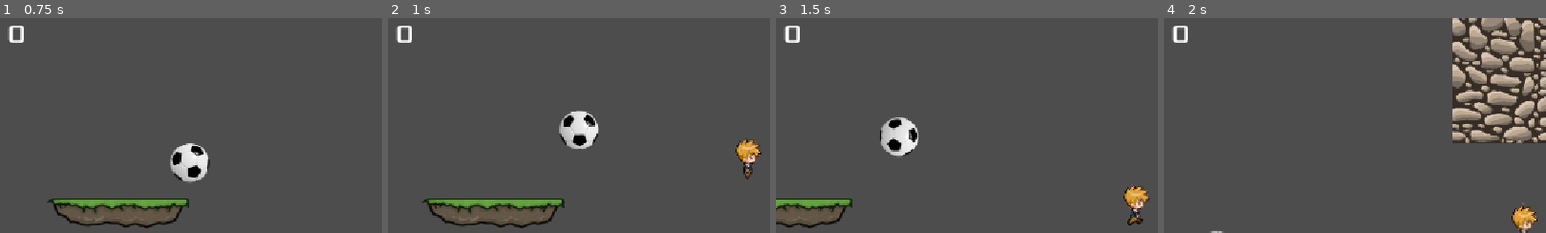
Above: before the commit, frames 1-4 (left to right).
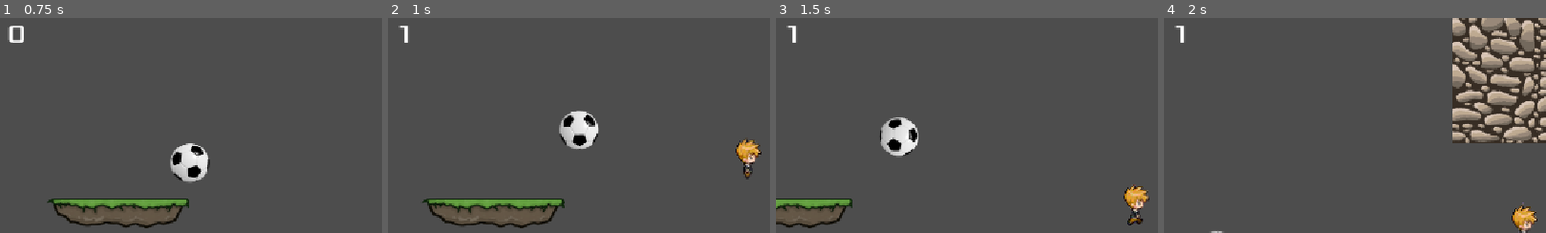
Above: after the commit, the same moments.

Repository: mflash/meujogo20261
Game: Godot game, scene res://scenes/main_game.tscn
Same seed, same stepped clock (60 frames per second), same inputs: the game is played once before the commit and once after it. The engine's default icon, where the game draws it, is replaced by a stand-in: a white triangle on a blue panel in a dark square.
Inputs (mouse positions are % of the whole screen's width and height, from its top left):
- Up to frame 1 (0.75 s): move the mouse to (72, 45) at 0.52 s; press the mouse at (72, 45) at 0.53 s; hold Right (right) from 0.53 s (still down)
- Up to frame 2 (1 s): keep holding Right (right); tap Space (ui_select) at 0.77 s
- Up to frame 3 (1.5 s): keep holding Right (right); move the mouse to (30, 55) at 1.27 s; release the mouse at (30, 55) at 1.28 s; tap F (filter) at 1.35 s
- Up to frame 4 (2 s): keep holding Right (right); tap Space (ui_select) at 1.52 s
The pictures show only the part of the screen within x 13-63%, y 1-51%; the shares and areas given below are measured in that part.

Frame 1 is identical in both runs. In frame 2, 0.3% of the frame differs, in the area x 2-7%, y 3-12%; in frame 3, 0.3%; in frame 4, 0.3%.

Commit message:
Conexão manual do signal para incrementar score ao saltar

Diff:
--- a/scripts/main_game.gd
+++ b/scripts/main_game.gd
@@ -13,8 +13,7 @@
 	# Assumindo que o level é SEMPRE o último
 	# nodo da cena!
 	var level = get_child(qtd_filhos-1)
-	player = level.get_node("AnimPlayer")
-	scene_limit = level.get_node("SceneLimit")
+	setup_scene(level)
 	print(player)
 	print(scene_limit)
 
@@ -23,12 +22,19 @@
 	score += 1
 	hud.setScore(score)
 
+func setup_scene(level) -> void:
+	scene_limit = level.get_node("SceneLimit")
+	player = level.get_node("AnimPlayer")
+	# Conecta manualmente o signal do player à função _on_anim_player_jumped
+	# (e incrementa o score ao saltar)
+	player.jumped.connect(_on_anim_player_jumped)
+	# alternativa:
+	#player.connect("jumped", _on_anim_player_jumped)
+
 func _physics_process(delta: float) -> void:
 
 	if scene_limit == null:
-		scene_limit = current_scene.get_node("SceneLimit")
-		player = current_scene.get_node("AnimPlayer")
-
+		setup_scene(current_scene)
 		#print(player.position.y, " ", scene_limit.position.y)
 
 	if scene_limit != null:
